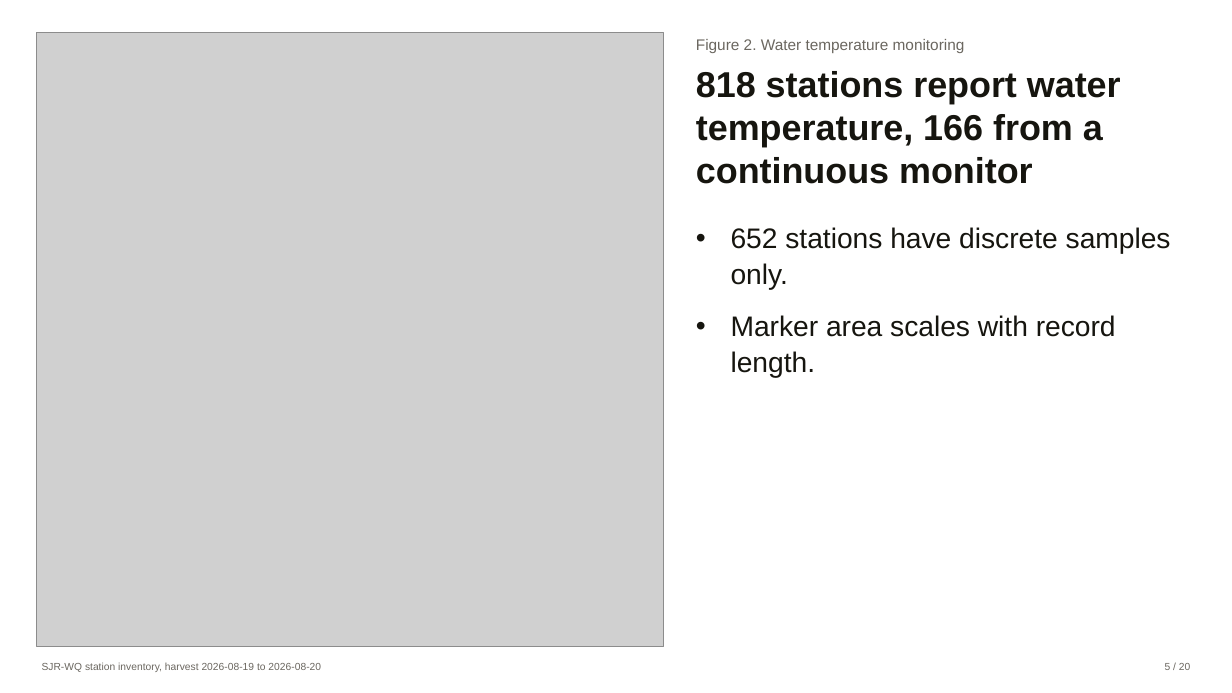
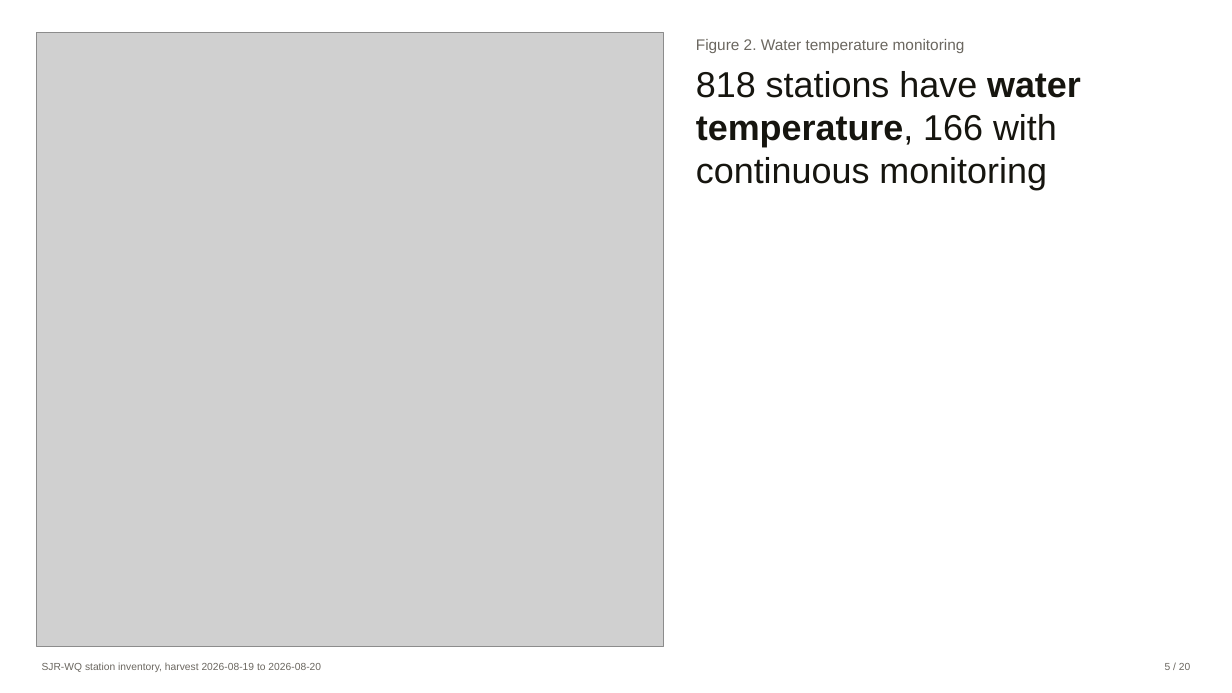
Before and after one commit to wyattarnold/SJR-WQ, a slide deck: slide 5 of docs/SJR-WQ.pptx. Drawn at 1232x693 pixels with LibreOffice and Linux fonts; fonts in the diff are those of the drawing; grey boxes stand for pictures. Boxes give left, top, right and bottom in pixels: in the first picture for what was removed or moved away, otherwise in the second. Text is boxed around its words. In the diff, an @@ line names an element or a change of style, - is before the commit and + after.

```diff
--- a/docs/SJR-WQ.pptx
+++ b/docs/SJR-WQ.pptx
@@ text at [696,71,1081,190]: text changed; size 22 to 28 pt @@
-818 stations report water temperature, 166 from a continuous monitor
-• 652 stations have discrete samples only.
-• Marker area scales with record length.
+818 stations have water temperature, 166 with continuous monitoring
```
Also in this commit, not shown: 8 other slides changed.
